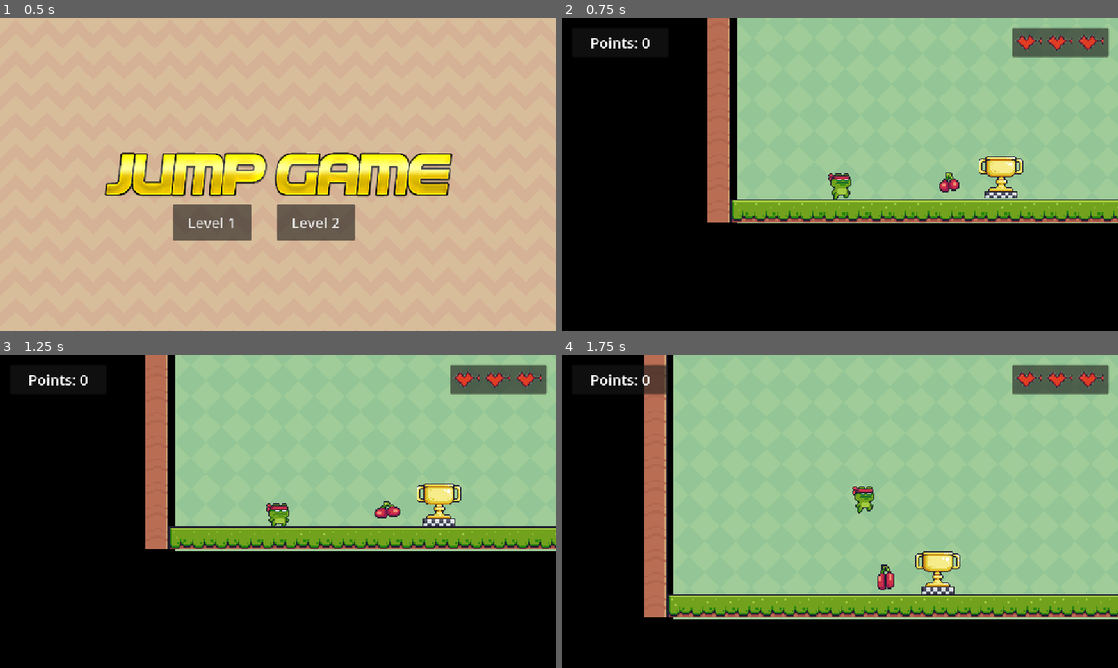
Above: before the commit, frames 1-4 (two rows, left to right).
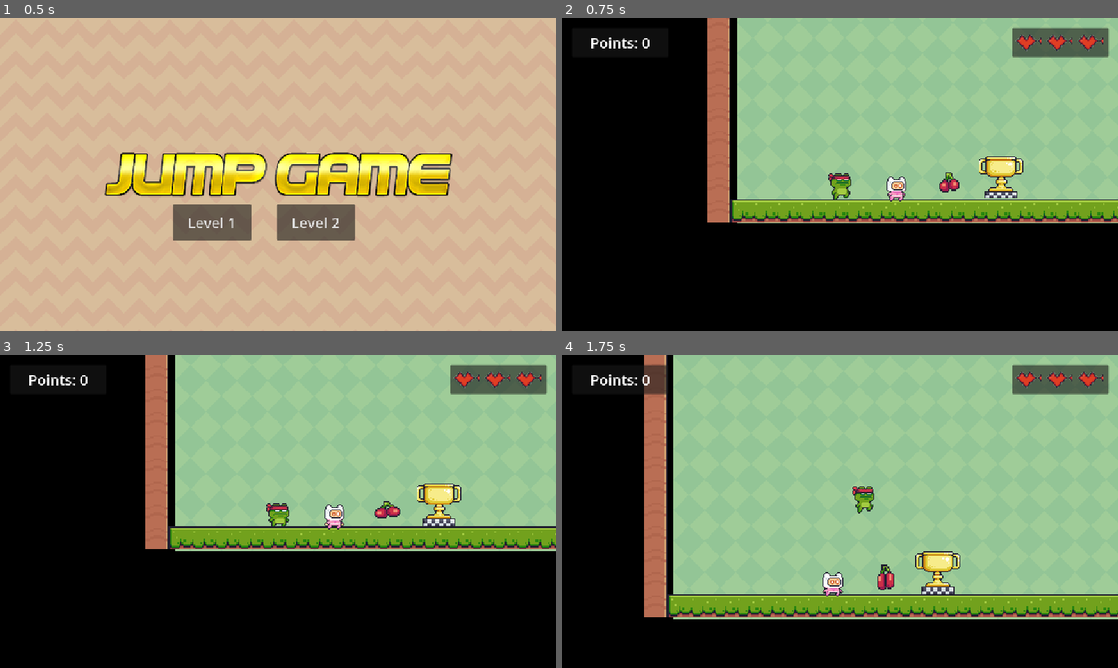
Above: after the commit, the same moments.

Repository: schen32/Godot-Platformer-Coco-Code
Game: Godot game, scene res://scenes/main_menu.tscn
The game is run twice, just before and just after one commit, with the same random seed, the same clock (stepped at 60 frames per second) and the same inputs.
Inputs:
- Up to frame 1 (0.5 s): no input
- Up to frame 2 (0.75 s): click "Level 2" at 0.5 s
- Up to frame 3 (1.25 s): no input
- Up to frame 4 (1.75 s): hold D (right) from 1.28 s (still down); tap Space (jump) at 1.35, 1.52 s

Frame 1 is identical in both runs. In frame 2, 0.2% of the frame differs, in the area x 58-62%, y 50-59%; in frame 3, 0.2%; in frame 4, 0.2%, in the area x 46-51%, y 69-78%.

Commit message:
decrease health when touching enemy

Diff:
--- a/2d-platformer/game_manager.gd
+++ b/2d-platformer/game_manager.gd
@@ -1,8 +1,23 @@
 extends Node
 
+@export var hearts: Array[Node]
+
 var points = 0
+var lives = 3
 @onready var points_label: Label = $"../UI/Panel/PointsLabel"
 
 func add_point():
 	points += 1
 	points_label.text = "Points: " + str(points)
+
+func decrease_health():
+	lives -= 1
+
+	for i in range(3):
+		if i < lives:
+			hearts[i].show()
+		else:
+			hearts[i].hide()
+
+	if lives == 0:
+		get_tree().reload_current_scene()
--- a/2d-platformer/scenes/enemy.gd
+++ b/2d-platformer/scenes/enemy.gd
@@ -1,11 +1,18 @@
 extends RigidBody2D
+@onready var game_manager: Node = %GameManager
 
 
 func _on_area_2d_body_entered(body: Node2D) -> void:
 	if body.name == "CharacterBody2D":
 		var y_delta = position.y - body.position.y
+		var x_delta = position.x - body.position.x
+
 		if y_delta > 20:
 			queue_free()
 			body.jump()
 		else:
-			body.queue_free()
+			game_manager.decrease_health()
+			if x_delta > 0:
+				body.jump_side(500)
+			else:
+				body.jump_side(-500)
--- a/2d-platformer/scenes/level2.tscn
+++ b/2d-platformer/scenes/level2.tscn
@@ -9,6 +9,7 @@
 [ext_resource type="PackedScene" uid="uid://b1qhblx5oc31a" path="res://scenes/main_menu.tscn" id="7_6ep0u"]
 [ext_resource type="Texture2D" uid="uid://bap1sqjkl6uby" path="res://Pixel Adventure 1/Free/Menu/heart.png" id="8_hrcei"]
 [ext_resource type="Script" uid="uid://cqfkbqbbvyuvf" path="res://scenes/pause.gd" id="9_xa7n4"]
+[ext_resource type="PackedScene" uid="uid://orloy2h3ji7x" path="res://scenes/enemy.tscn" id="10_bo4dx"]
 
 [sub_resource type="TileSetAtlasSource" id="TileSetAtlasSource_h2yge"]
 texture = ExtResource("3_rmy57")
@@ -179,9 +180,10 @@
 
 [node name="Node" type="Node"]
 
-[node name="GameManager" type="Node" parent="."]
+[node name="GameManager" type="Node" parent="." node_paths=PackedStringArray("hearts")]
 unique_name_in_owner = true
 script = ExtResource("1_21xmu")
+hearts = [NodePath("../UI/Hearts/HBoxContainer/Heart"), NodePath("../UI/Hearts/HBoxContainer/Heart2"), NodePath("../UI/Hearts/HBoxContainer/Heart3")]
 
 [node name="SceneObjects" type="Node" parent="."]
 
@@ -325,5 +327,8 @@
 layout_mode = 2
 text = "Go to Main Menu"
 
+[node name="Enemy" parent="." instance=ExtResource("10_bo4dx")]
+position = Vector2(342, 587)
+
 [connection signal="pressed" from="UI/Pause/PausePanel/VBoxContainer/Resume" to="UI/Pause" method="_on_resume_pressed"]
 [connection signal="pressed" from="UI/Pause/PausePanel/VBoxContainer/GoMainMenu" to="UI/Pause" method="_on_go_main_menu_pressed"]
--- a/2d-platformer/scenes/main_character.gd
+++ b/2d-platformer/scenes/main_character.gd
@@ -8,6 +8,9 @@
 func jump():
 	velocity.y = JUMP_VELOCITY
 
+func jump_side(x):
+	velocity.y = JUMP_VELOCITY
+	velocity.x = x
 
 func _physics_process(delta: float) -> void:
 	if velocity.x > 1 or velocity.x < -1:
Not shown: 1 places in 2d-platformer/scenes/level2.tscn that only renumber resources
